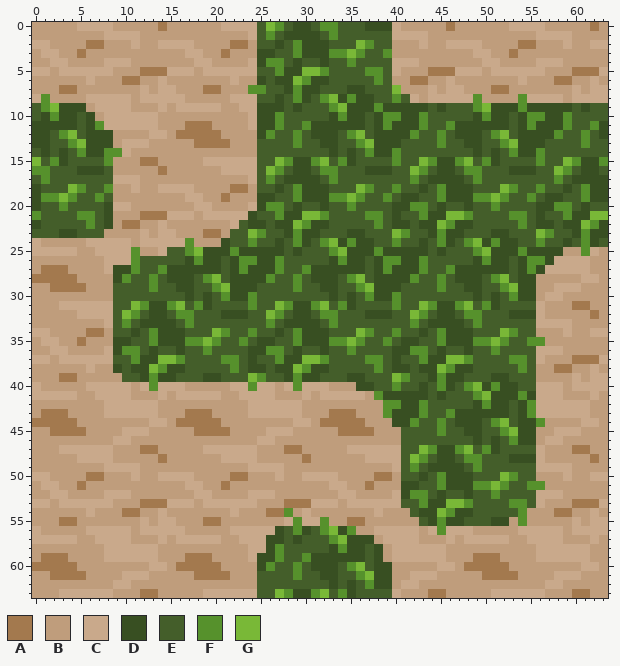
Edited in one commit: pixel-art sprite (zeldalike/tiles/2x2 Grass-Dirt Bitmap.png). This is how it looked before the edit.
The file is 64x64 pixels.
Palette (. is transparent): A #a3794e  B #bf9d7c  C #c9a98b  D #384f22  E #445e2a  F #56912c  G #79b837
After the commit:
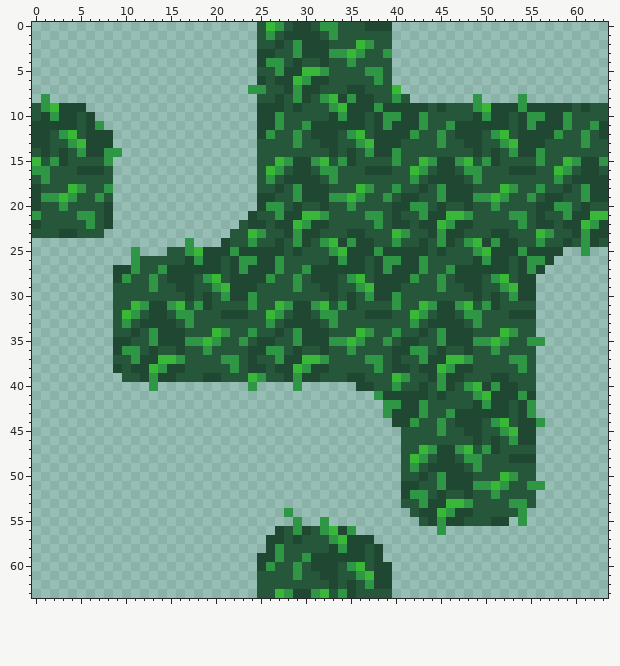
Author's note on the commit: Set up spring to trigger grass to grow whenever spring is unblocked. Imported character to scene.
Changes in this commit:
colour D: #384f22 -> #204732
colour E: #445e2a -> #27573a
colour F: #56912c -> #2f9645
colour G: #79b837 -> #39b837
y 0: x 0..24 BBBBBCCCCBBBBBABBBBBBCCCC -> .........................; x 40..63 CBBBBBABBBBBBCCCCBBBBBAB -> ........................
y 1: x 0..24 BBBBBBBBCCCCBBBBBBBBBBBBC -> .........................; x 40..63 CCCCBBBBBBBBBBBBCCCCBBBB -> ........................
y 2: x 0..24 CCBBBBAABBBCBBCCCCBBBBAAB -> .........................; x 40..63 BBBCBBCCCCBBBBAABBBCBBCC -> ........................
y 3: x 0..24 BCCBBABBBBBBBBBBBCCBBABBB -> .........................; x 40..63 BBBBBBBBBCCBBABBBBBBBBBB -> ........................
y 4: x 0..24 BBCCBBBBCCCBBBBBBBCCBBBBC -> .........................; x 40..63 CCCBBBBBBBCCBBBBCCCBBBBB -> ........................
y 5: x 0..24 CCBCCCCCCBBBAAACCCBCCCCCC -> .........................; x 40..63 CBBBAAACCCBCCCCCCBBBAAAC -> ........................
y 6: x 0..24 BBBBBBCBBBAABBCBBBBBBBCBB -> .........................; x 40..63 BBAABBCBBBBBBBCBBBAABBCB -> ........................
y 7: x 0..23 BBBAABBBBBBBCBCCBBBAABBB -> ........................; x 41..63 BBBCBCCBBBAABBBBBBBCBCC -> .......................
y 8: x 0 C -> .; x 2..24 BBBBCCCCCBCCCCCBBBBBCCC -> .......................; x 42..48 CBCCCCC -> .......; x 50..53 BBBB -> ....; x 55..63 CCCCBCCCC -> .........
y 9: x 6..24 BCCCCBBBCBCCCCCBBCC -> ...................
y 10: x 7..24 BCCCCCCBBBBBBBBBBC -> ..................
y 11: x 8..24 CCCCCCBBBAAABBBBC -> .................
y 12: x 9..24 BBBBCCBAAAAABBBB -> ................
y 13: x 9..24 BCCCBBBBBAAAABBB -> ................
y 14: x 10..24 CBBBBBBBBBBBBBB -> ...............
y 15: x 9..24 BBBAABBBBBCCCCCC -> ................
y 16: x 9..24 BBBBBABBBBBBCCCC -> ................
y 17: x 9..24 CCCBBBBBBBBBBBBC -> ................
y 18: x 9..24 BBCBBCCCCBBBBAAB -> ................
y 19: x 9..24 BBBBBBBBCCBBABBB -> ................
y 20: x 9..24 CCBBBBBBBCCBBBBC -> ................
y 21: x 9..23 BBBAAACCCBCCCCC -> ...............
y 22: x 9..22 BAABBCBBBBBBBC -> ..............
y 23: x 8..21 BBBBCBCCBBBAAB -> ..............
y 24: x 0..16 CBBBBBCCCCCBCCCCC -> .................; x 18..20 BBB -> ...
y 25: x 0..10 CCCCCBBCCCC -> ...........; x 12..14 BBC -> ...; x 59..60 BB -> ..; x 62..63 CB -> ..
y 26: x 0..10 BBBBBBBBCCC -> ...........; x 58..63 CCCCBB -> ......
y 27: x 0..8 BAAABBBBC -> .........; x 57..63 CCCCCBB -> .......
y 28: x 0..8 AAAAABBBB -> .........; x 56..63 BBBBBCCB -> ........
y 29: x 0..8 BBAAAABBB -> .........; x 56..63 BBCCCBBB -> ........
y 30: x 0..8 BBBBBBBBB -> .........; x 56..63 BCCBBBBB -> ........
y 31: x 0..8 BBBCCCCCC -> .........; x 56..63 CBBBAABB -> ........
y 32: x 0..8 BBBBBCCCC -> .........; x 56..63 CBBBBBAB -> ........
y 33: x 0..8 BBBBBBBBC -> .........; x 56..63 CCCCBBBB -> ........
y 34: x 0..8 CCBBBBAAB -> .........; x 56..63 BBBCBBCC -> ........
y 35: x 0..8 BCCBBABBB -> .........; x 57..63 BBBBBBB -> .......
y 36: x 0..8 BBCCBBBBC -> .........; x 56..63 CCCBBBBB -> ........
y 37: x 0..8 CCBCCCCCC -> .........; x 56..63 CBBBAAAC -> ........
y 38: x 0..8 BBBBBBCBB -> .........; x 56..63 BBAABBCB -> ........
y 39: x 0..9 BBBAABBBBB -> ..........; x 56..63 BBBBCBCC -> ........
y 40: x 0..12 CBBBBBCCCCCBC -> .............; x 14..23 CCCBBBBBCC -> ..........; x 25..28 CCBC -> ....; x 30..35 CCCBBB -> ......; x 56..63 CCCBCCCC -> ........
y 41: x 0..37 CCCCCBBCCCCBBBCBCCCCCBBCCCCBBBCBCCCCCB -> ......................................; x 56..63 CCCBBBCB -> ........
y 42: x 0..38 BBBBBBBBCCCCCCBBBBBBBBBBCCCCCCBBBBBBBBB -> .......................................; x 56..63 CCCCCCBB -> ........
y 43: x 0..38 BAAABBBBCCCCCCBBBAAABBBBCCCCCCBBBAAABBB -> .......................................; x 56..63 CCCCCCBB -> ........
y 44: x 0..39 AAAAABBBBBBBBCCBAAAAABBBBBBBBCCBAAAAABBB -> ........................................; x 57..63 BBBBCCB -> .......
y 45: x 0..40 BBAAAABBBBCCCBBBBBAAAABBBBCCCBBBBBAAAABBB -> .........................................; x 56..63 BBCCCBBB -> ........
y 46: x 0..40 BBBBBBBBBCCBBBBBBBBBBBBBBCCBBBBBBBBBBBBBB -> .........................................; x 56..63 BCCBBBBB -> ........
y 47: x 0..40 BBBCCCCCCBBBAABBBBBCCCCCCBBBAABBBBBCCCCCC -> .........................................; x 56..63 CBBBAABB -> ........
y 48: x 0..40 BBBBBCCCCBBBBBABBBBBBCCCCBBBBBABBBBBBCCCC -> .........................................; x 56..63 CBBBBBAB -> ........
y 49: x 0..40 BBBBBBBBCCCCBBBBBBBBBBBBCCCCBBBBBBBBBBBBC -> .........................................; x 56..63 CCCCBBBB -> ........
y 50: x 0..40 CCBBBBAABBBCBBCCCCBBBBAABBBCBBCCCCBBBBAAB -> .........................................; x 56..63 BBBCBBCC -> ........
y 51: x 0..40 BCCBBABBBBBBBBBBBCCBBABBBBBBBBBBBCCBBABBB -> .........................................; x 57..63 BBBBBBB -> .......
y 52: x 0..40 BBCCBBBBCCCBBBBBBBCCBBBBCCCBBBBBBBCCBBBBC -> .........................................; x 56..63 CCCBBBBB -> ........
y 53: x 0..40 CCBCCCCCCBBBAAACCCBCCCCCCBBBAAACCCBCCCCCC -> .........................................; x 56..63 CBBBAAAC -> ........
y 54: x 0..27 BBBBBBCBBBAABBCBBBBBBBCBBBAA -> ............................; x 29..41 BCBBBBBBBCBBB -> .............; x 55..63 BBBAABBCB -> .........
y 55: x 0..28 BBBAABBBBBBBCBCCBBBAABBBBBBBC -> .............................; x 30..31 CC -> ..; x 33..42 BBAABBBBBB -> ..........; x 53 B -> .; x 55..63 BBBBBCBCC -> .........
y 56: x 0..26 CBBBBBCCCCCBCCCCCBBBBBCCCCC -> ...........................; x 36..44 BBCCCCCBC -> .........; x 46..63 CCCBBBBBCCCCCBCCCC -> ..................
y 57: x 0..25 CCCCCBBCCCCBBBCBCCCCCBBCCC -> ..........................; x 38..63 BCCCCBBBCBCCCCCBBCCCCBBBCB -> ..........................
y 58: x 0..25 BBBBBBBBCCCCCCBBBBBBBBBBCC -> ..........................; x 39..63 BCCCCCCBBBBBBBBBBCCCCCCBB -> .........................
y 59: x 0..24 BAAABBBBCCCCCCBBBAAABBBBC -> .........................; x 39..63 BCCCCCCBBBAAABBBBCCCCCCBB -> .........................
y 60: x 0..24 AAAAABBBBBBBBCCBAAAAABBBB -> .........................; x 40..63 BBBBBCCBAAAAABBBBBBBBCCB -> ........................
y 61: x 0..24 BBAAAABBBBCCCBBBBBAAAABBB -> .........................; x 40..63 BBCCCBBBBBAAAABBBBCCCBBB -> ........................
y 62: x 0..24 BBBBBBBBBCCBBBBBBBBBBBBBB -> .........................; x 40..63 BCCBBBBBBBBBBBBBBCCBBBBB -> ........................
y 63: x 0..24 BBBCCCCCCBBBAABBBBBCCCCCC -> .........................; x 40..63 CBBBAABBBBBCCCCCCBBBAABB -> ........................
Changed places in both pictures, as pixel boxes (x1, y1, x2, y2):
changed: (32, 22, 608, 598)
